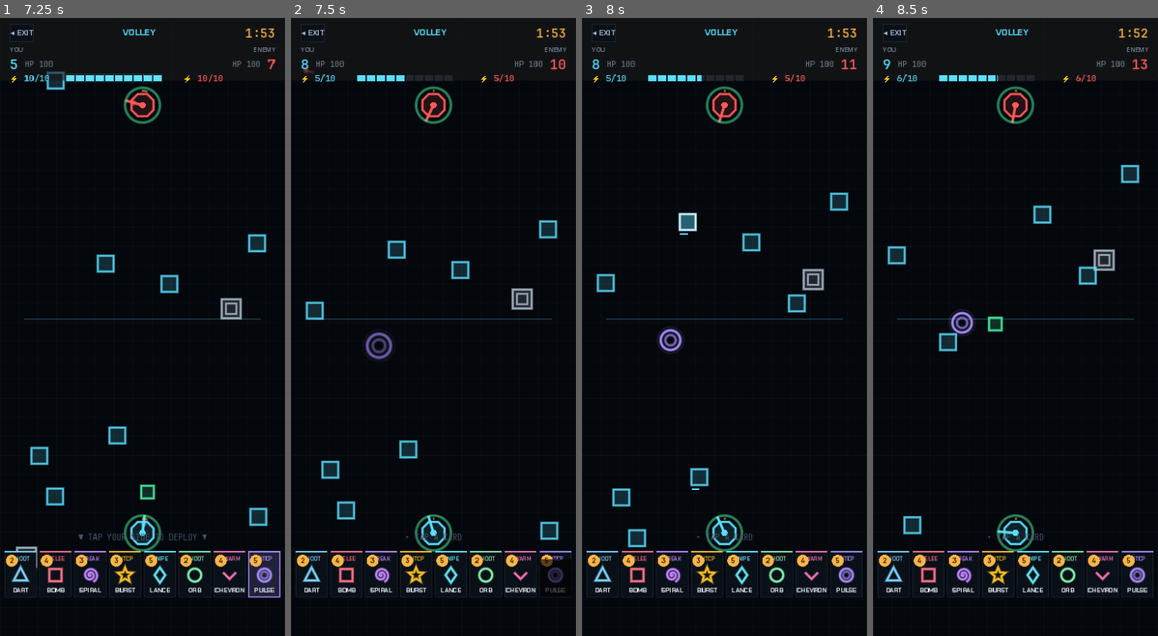
Above: before the commit, frames 1-4 (left to right).
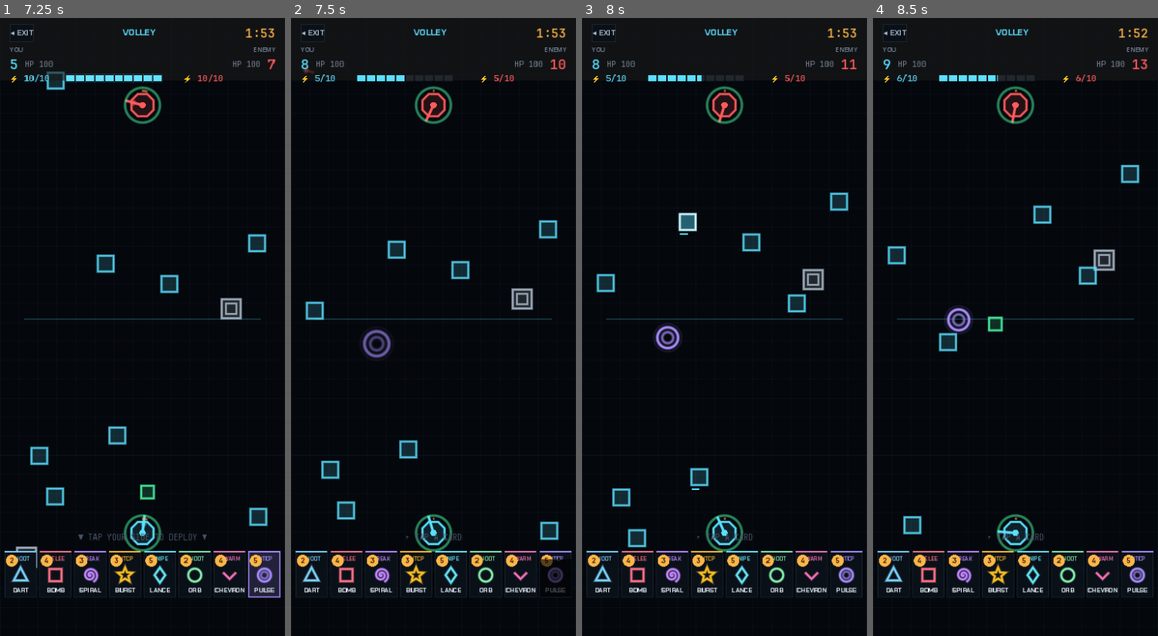
Above: after the commit, the same moments.

Repository: Catalyst86/battle-vector
Game: Godot game, scene res://scenes/match/volley/match_volley.tscn
Same seed, same stepped clock (60 frames per second), same inputs: the game is played once before the commit and once after it. This scene is started directly instead of the project's main scene.
Inputs (mouse positions are in pixels of both pictures, inside the frame that each line leads up to):
- Up to frame 1 (7.25 s): tap A at 0.5 s; move the mouse to (19, 574) at 0.52 s; click (19, 574) at 0.67 s; move the mouse to (54, 574) at 1.27 s; click (54, 574) at 1.42 s; move the mouse to (91, 574) at 2.02 s; click (91, 574) at 2.17 s; move the mouse to (125, 574) at 2.77 s; click (125, 574) at 2.92 s; move the mouse to (159, 574) at 3.52 s; click (159, 574) at 3.67 s; move the mouse to (193, 574) at 4.27 s; click (193, 574) at 4.42 s; move the mouse to (230, 574) at 5.02 s; click (230, 574) at 5.17 s; move the mouse to (265, 574) at 5.77 s; click (265, 574) at 5.92 s; move the mouse to (205, 296) at 6.52 s; click (205, 296) at 6.67 s
- Up to frame 2 (7.5 s): move the mouse to (376, 357) at 7.27 s; click (376, 357) at 7.42 s
- Up to frame 3 (8 s): no input
- Up to frame 4 (8.5 s): tap A at 8 s; move the mouse to (1044, 191) at 8.02 s; click (1044, 191) at 8.17 s

Frame 1 is identical in both runs. In frame 2, 0.3% of the frame differs, in the area x 24-36%, y 50-56%; in frame 3, 0.3%; in frame 4, 0.3%.

Commit message:
feat(volley): siege units retarget the enemy gun
Adds a `_volley_gun_target` field on Unit that, when set, replaces BaseGrid
arrival with a distance-to-gun check, skips wall collision (Volley has no
walls), and renders flat (no Pseudo3D projection since the Volley field is
2D). SHOOTERs and SNIPERs now aim at the gun while walking. On contact the
unit deals its effective damage to the gun and self-destructs with the
normal death burst + SFX.

match_volley picks the nearest opposing gun per spawn so 2V2 deploys lean
on the closer target rather than marching diagonally across the field.

Diff:
--- a/vector/scripts/match/unit.gd
+++ b/vector/scripts/match/unit.gd
@@ -28,6 +28,12 @@
 ## Hit-flash brightness (0..1). Bumped in take_damage, decays each _process,
 ## blended into modulate by _update_render. Separate from spawn-fade alpha.
 var _flash: float = 0.0
+## VOLLEY mode: when set, this unit walks toward the target gun instead of a
+## BaseGrid strip, ignores walls (Volley has none), and renders flat (no
+## Pseudo3D projection — the Volley field is 2D). On contact it deals its
+## effective damage to the gun and self-destructs. Set by match_volley.gd
+## immediately after spawn.
+var _volley_gun_target: Node2D = null
 
 func _ready() -> void:
 	assert(card != null, "Unit.card not assigned")
@@ -134,8 +140,11 @@
 		CardData.Role.BUFFER: _do_buffer(delta)
 		# SWARM never arrives here — replaced on spawn.
 
-	_resolve_wall_collision(delta)
-	_check_base_arrival()
+	if _volley_gun_target != null:
+		_check_volley_gun_arrival()
+	else:
+		_resolve_wall_collision(delta)
+		_check_base_arrival()
 	_update_render()
 	queue_redraw()
 
@@ -312,6 +321,10 @@
 ## Picks a specific alive square from the opposing base for ranged aim.
 ## Returns Vector2.INF if no alive squares remain.
 func _pick_base_square_target() -> Vector2:
+	# Volley mode has no BaseGrid — SHOOTERs / SNIPERs aim at the enemy gun
+	# directly so they contribute DPS to the siege effort even while walking.
+	if _volley_gun_target != null and is_instance_valid(_volley_gun_target):
+		return _volley_gun_target.position
 	var group_name: String = "enemy_base" if not is_enemy else "player_base"
 	var base := get_tree().get_first_node_in_group(group_name) as BaseGrid
 	if base == null:
@@ -423,18 +436,43 @@
 		reached_base.emit(reached, world_pos, effective_damage)
 		queue_free()
 
+## VOLLEY arrival — on contact with the target gun, deal the unit's current
+## effective damage and self-destruct. Uses a generous hit radius so fast
+## units that overshoot in one frame still register. Dying here spawns a
+## death burst exactly like _die() does for unit-vs-unit kills.
+func _check_volley_gun_arrival() -> void:
+	if _arrived or _volley_gun_target == null or not is_instance_valid(_volley_gun_target):
+		return
+	var gun_pos: Vector2 = _volley_gun_target.position
+	var d: float = world_pos.distance_to(gun_pos)
+	if d <= 24.0:
+		_arrived = true
+		if _volley_gun_target.has_method("take_damage"):
+			_volley_gun_target.take_damage(effective_damage)
+		get_tree().call_group("match", "shake", 3.0)
+		_spawn_death_burst()
+		SfxBank.play_event(card, &"death")
+		queue_free()
+
 # --- Rendering ---------------------------------------------------------------
 
 func _update_render() -> void:
 	var cfg := GameConfig.data
 	var pop_t: float = clampf(_spawn_t / cfg.deploy_pop_duration, 0.0, 1.0)
 	var pop_ease: float = 1.0 - pow(1.0 - pop_t, 3.0)
-	var screen: Vector2 = Pseudo3D.project(world_pos)
-	screen.y += (1.0 - pop_ease) * -cfg.deploy_pop_distance
-	position = screen
-	var s: float = Pseudo3D.scale_at(world_pos.y)
 	var pop_scale: float = lerpf(1.35, 1.0, pop_ease)
-	scale = Vector2.ONE * s * pop_scale * cfg.unit_display_scale
+	if _volley_gun_target != null:
+		# VOLLEY: flat 2D field — no perspective pinch or depth scaling.
+		var screen := world_pos
+		screen.y += (1.0 - pop_ease) * -cfg.deploy_pop_distance
+		position = screen
+		scale = Vector2.ONE * pop_scale * cfg.unit_display_scale
+	else:
+		var screen: Vector2 = Pseudo3D.project(world_pos)
+		screen.y += (1.0 - pop_ease) * -cfg.deploy_pop_distance
+		position = screen
+		var s: float = Pseudo3D.scale_at(world_pos.y)
+		scale = Vector2.ONE * s * pop_scale * cfg.unit_display_scale
 	# Hit-flash adds white brightness that decays. Spawn fade uses alpha.
 	var base_alpha: float = lerpf(0.15, 1.0, pop_ease)
 	var f: float = _flash
--- a/vector/scripts/match/volley/match_volley.gd
+++ b/vector/scripts/match/volley/match_volley.gd
@@ -251,6 +251,25 @@
 	u.is_enemy = enemy
 	field.add_child(u)
 	u.spawn_at(at_world)
+	# VOLLEY-specific wiring: units walk toward the closest enemy gun,
+	# ignoring walls and BaseGrid arrival. Picked closest so 2V2 deploys
+	# near one gun prefer it over the diagonally-opposite one.
+	u._volley_gun_target = _pick_target_gun(at_world, enemy)
+
+## Closest living gun on the opposite side. Returns null only if every
+## gun on that side has already been destroyed — rare, guarded downstream.
+func _pick_target_gun(from: Vector2, attacker_is_enemy: bool) -> Gun:
+	var pool: Array[Gun] = _player_guns if attacker_is_enemy else _enemy_guns
+	var best: Gun = null
+	var best_d: float = INF
+	for g in pool:
+		if g == null or not is_instance_valid(g):
+			continue
+		var d: float = from.distance_to(g.position)
+		if d < best_d:
+			best_d = d
+			best = g
+	return best
 
 func _update_hint() -> void:
 	if phase == Phase.OVER:
